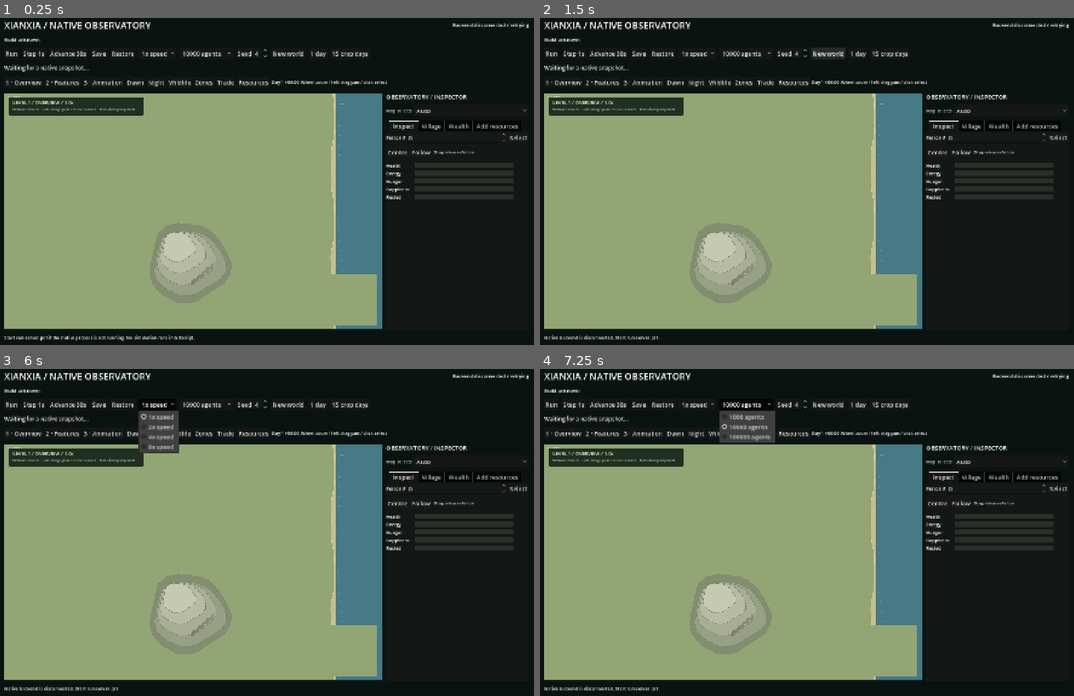
Above: before the commit, frames 1-4 (two rows, left to right).
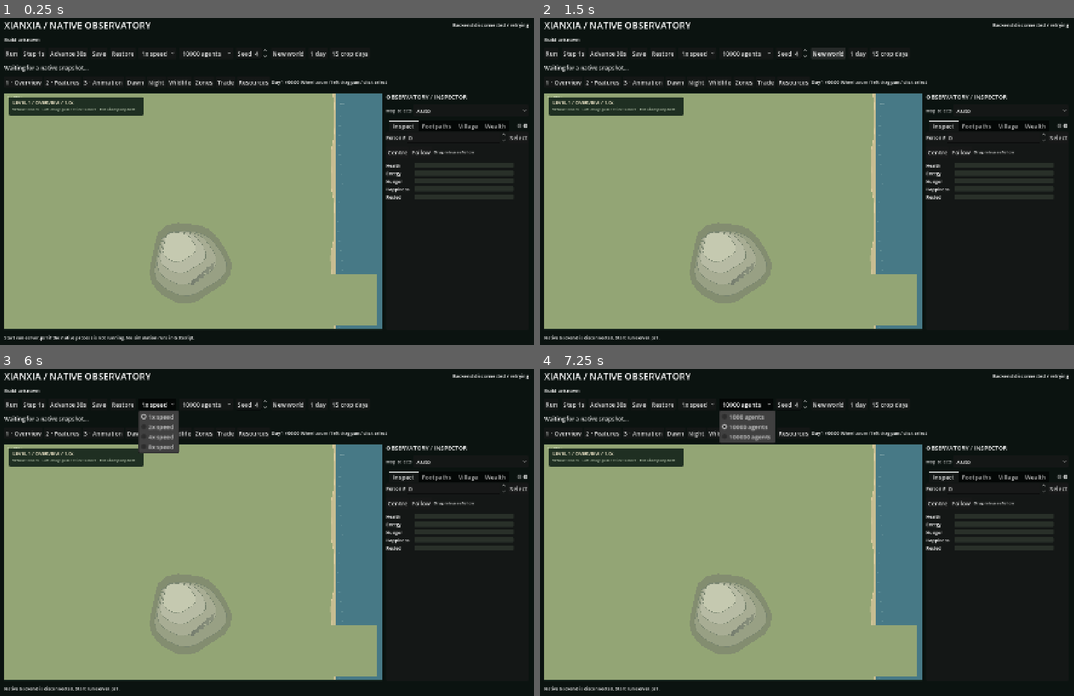
Above: after the commit, the same moments.

Repository: dashingstag/NEAT-XianXia
Game: Godot game, scene res://main.tscn
Same seed, same stepped clock (60 frames per second), same inputs: the game is played once before the commit and once after it.
Inputs:
- Up to frame 1 (0.25 s): no input
- Up to frame 2 (1.5 s): click "Centre" at 0.5 s; click "New world" at 1.25 s
- Up to frame 3 (6 s): click "New world" at 2 s; click "Run" at 2.75 s; click "Step 1s" at 3.5 s; click "Advance 30s" at 4.25 s; click "Restore" at 5 s; click "1x speed" at 5.75 s
- Up to frame 4 (7.25 s): click "10000 agents" at 6.5 s

The runs differ from the first frame. In frame 1, 0.2% of the frame differs, in the area x 79-99%, y 31-35%; in frame 2, 0.2%; in frame 3, 0.2%; in frame 4, 0.2%.

Commit message:
Cache ferry reachability and expose cached footpaths

Diff:
--- a/viewer/field.gd
+++ b/viewer/field.gd
@@ -548,6 +548,11 @@
 	terrain.queue_redraw()
 	minimap.queue_redraw()
 	draw_set_transform(offset,0,Vector2(zoom,zoom))
+	for segment in world.get("cached_footpaths", []):
+		var start := Vector2(segment[0], segment[1])
+		var finish := Vector2(segment[2], segment[3])
+		if terrain.is_explored(start) and terrain.is_explored(finish):
+			draw_dashed_line(start, finish, Color("dec49abc"), maxf(1.0 / zoom, 1.0), 8.0, false)
 	var markets: Array = world.get("markets", [])
 	if show_zones:
 		for zone in world.get("urban",{}).get("zones",[]):
--- a/viewer/main.gd
+++ b/viewer/main.gd
@@ -36,6 +36,9 @@
 var site_selection: Dictionary = {}
 var follow_button: Button
 var inspector_tabs: TabContainer
+var footpath_panel: VBoxContainer
+var footpath_list: ItemList
+var footpath_rows: Array = []
 var vitals: VBoxContainer
 var resource_option: OptionButton
 var resource_quantity: SpinBox
@@ -254,6 +257,7 @@
 	detail.custom_minimum_size = Vector2(350,200)
 	detail.size_flags_vertical = Control.SIZE_EXPAND_FILL
 	inspect_panel.add_child(detail)
+	_build_footpath_tab()
 	var village_panel := VBoxContainer.new()
 	village_panel.name = "Village"
 	inspector_tabs.add_child(village_panel)
@@ -335,6 +339,49 @@
 		return
 	tcp.connect_to_host("127.0.0.1",port)
 	last_connect = Time.get_ticks_msec() / 1000.0
+
+func _build_footpath_tab() -> void:
+	footpath_panel = VBoxContainer.new()
+	footpath_panel.name = "Footpaths"
+	inspector_tabs.add_child(footpath_panel)
+	var controls := HBoxContainer.new()
+	footpath_panel.add_child(controls)
+	controls.add_child(button("Centre", func():
+		var selected := footpath_list.get_selected_items()
+		if selected.is_empty():
+			return
+		var segment: Array = footpath_list.get_item_metadata(selected[0])
+		field.follow_selection = false
+		field.camera_center = Vector2(segment[0] + segment[2], segment[1] + segment[3]) * 0.5
+		field._resize()
+	))
+	controls.add_child(button("Remove selected", func():
+		var selected := footpath_list.get_selected_items()
+		if not selected.is_empty():
+			send({"command": "forget_footpaths", "segment": footpath_list.get_item_metadata(selected[0])})
+	))
+	controls.add_child(button("Clear cache", func(): send({"command": "forget_footpaths"})))
+	footpath_list = ItemList.new()
+	footpath_list.custom_minimum_size.y = 120
+	footpath_list.size_flags_vertical = Control.SIZE_EXPAND_FILL
+	footpath_panel.add_child(footpath_list)
+	inspector_tabs.tab_changed.connect(func(_tab: int): _refresh_footpaths())
+
+func _refresh_footpaths() -> void:
+	if footpath_panel == null or inspector_tabs.get_current_tab_control() != footpath_panel:
+		return
+	var rows: Array = state.get("cached_footpaths", [])
+	if rows == footpath_rows:
+		return
+	var selected := footpath_list.get_selected_items()
+	var previous: Variant = null if selected.is_empty() else footpath_list.get_item_metadata(selected[0])
+	footpath_rows = rows
+	footpath_list.clear()
+	for segment in rows:
+		var index := footpath_list.add_item("(%.0f, %.0f) → (%.0f, %.0f)" % segment)
+		footpath_list.set_item_metadata(index, segment)
+		if segment == previous:
+			footpath_list.select(index)
 
 func send(command: Dictionary) -> void:
 	if command.get("command") in ["load","reset"]:
@@ -847,6 +894,7 @@
 		return
 	state = decoded
 	state["paused"] = paused
+	_refresh_footpaths()
 	# Animals arrive as compact records after the people samples.
 	var animals: Array = []
 	var at := 32+json_length+count*16
Not shown, changed: sim/crates/sim-core/src/lib.rs
Not shown, changed: sim/crates/sim-core/src/travel.rs
Not shown, changed: sim/crates/sim-runner/src/main.rs
